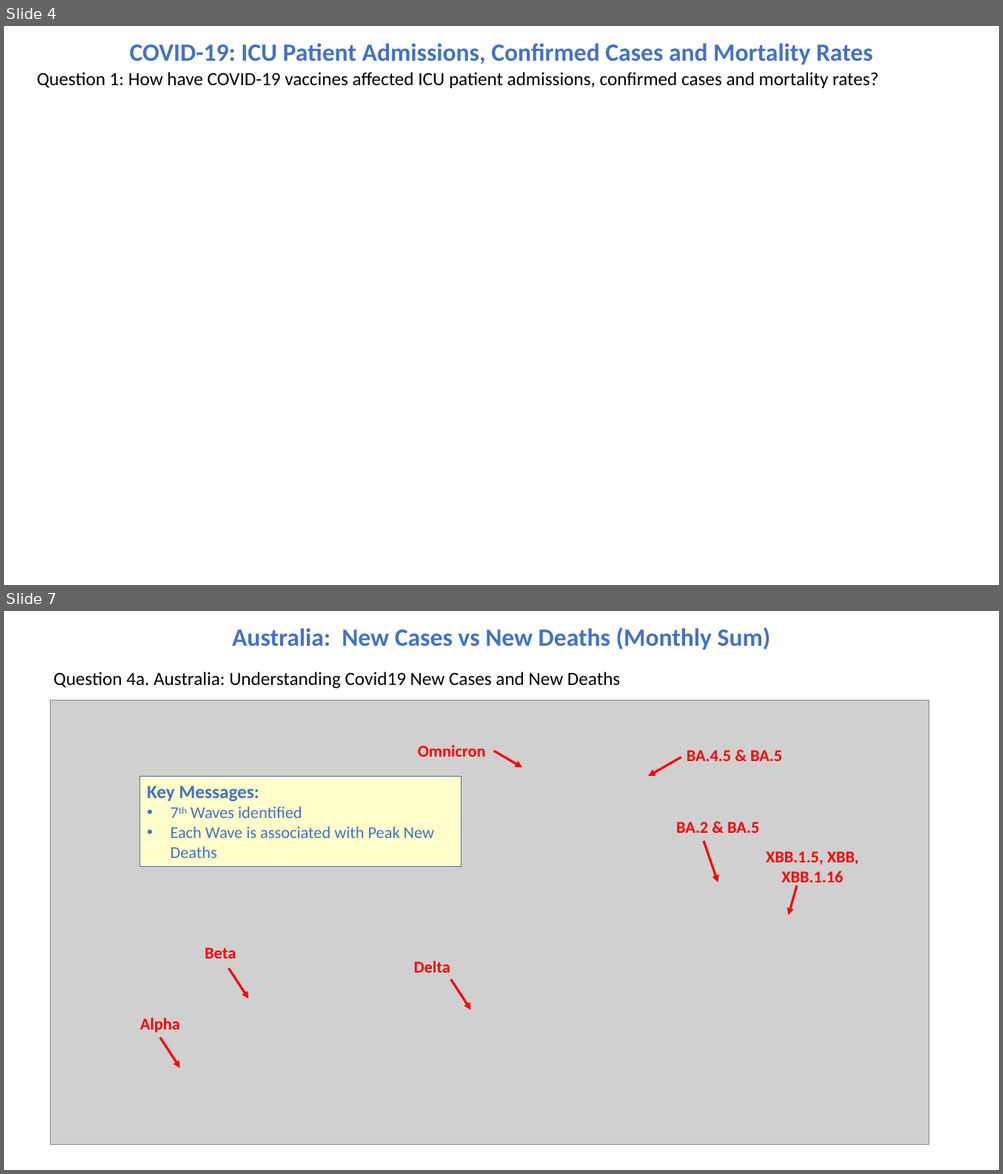
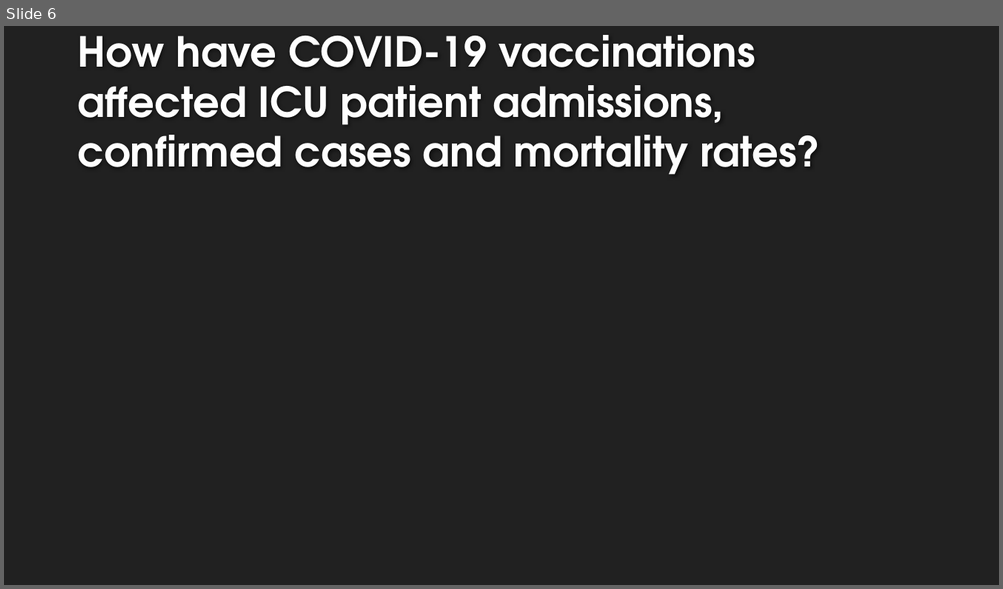
Before and after one commit to cmorrow28/project_one, a slide deck: Covid19_Presentation_Final.pptx. Shown one above the other, each under a label of ours: slides 4 and 7 before the commit, slide 6 after it; the slides between them are not shown. The pictures are 1003x1174 and 1003x589 pixels, drawn with LibreOffice and Linux fonts; fonts in the diff are those of the drawing; grey boxes stand for pictures; background and template pictures are left out. Boxes give left, top, right and bottom in pixels: in the first picture for what was removed or moved away, otherwise in the second. Text is boxed around its words. In the diff, an @@ line names an element or a change of style, - is before the commit and + after.

```diff
--- a/Covid19_Presentation_Final.pptx
+++ b/Covid19_Presentation_Final.pptx
@@ slide 7 removed at box(4, 611, 999, 1170), background #FFFFFF @@
@@ text removed at box(232, 627, 771, 650) @@
-Australia: New Cases vs New Deaths (Monthly Sum)
@@ text removed at box(54, 672, 620, 689) @@
-Question 4a. Australia: Understanding Covid19 New Cases and New Deaths
@@ picture removed at box(51, 701, 929, 1145) @@
@@ text removed at box(418, 745, 486, 757) @@
-Omnicron
@@ arrow removed from (493, 752) to (523, 768) @@
@@ arrow removed from (681, 758) to (648, 776) @@
@@ text removed at box(686, 750, 782, 761) @@
-BA.4.5 & BA.5
@@ rectangle removed at box(140, 776, 461, 866) @@
-Key Messages:
-• 7th Waves identified
-• Each Wave is associated with Peak New Deaths
@@ text removed at box(676, 822, 759, 833) @@
-BA.2 & BA.5
@@ arrow removed from (704, 842) to (718, 883) @@
@@ text removed at box(765, 851, 859, 887) @@
-XBB.1.5, XBB, XBB.1.16
@@ arrow removed from (797, 886) to (788, 915) @@
@@ text removed at box(205, 948, 236, 959) @@
-Beta
@@ text removed at box(414, 961, 450, 973) @@
-Delta
@@ arrow removed from (228, 968) to (249, 999) @@
@@ arrow removed from (451, 980) to (471, 1010) @@
@@ text removed at box(140, 1018, 180, 1033) @@
-Alpha
@@ arrow removed from (160, 1038) to (180, 1068) @@
@@ what was slide 4 is now slide 6 @@
@@ slide 6 changed as well @@
@@ background #FFFFFF to #212121 @@
@@ title "How have COVID-19 vaccinations affected ..." at box(77, 35, 820, 175): vertical alignment top to bottom @@
@@ title at box(77, 35, 820, 175): text changed; size 18 to 40 pt; font Calibri to TeX Gyre Adventor; text colour #000000 to #FEFEFE; bold on @@
-Question 1: How have COVID-19 vaccines affected ICU patient admissions, confirmed cases and mortality rates?
+How have COVID-19 vaccinations affected ICU patient admissions, confirmed cases and mortality rates?
@@ text removed at box(130, 43, 873, 65) @@
-COVID-19: ICU Patient Admissions, Confirmed Cases and Mortality Rates
```
Also in this commit, not shown: 5 other slides changed, 8 slides added, 3 other slides removed.
